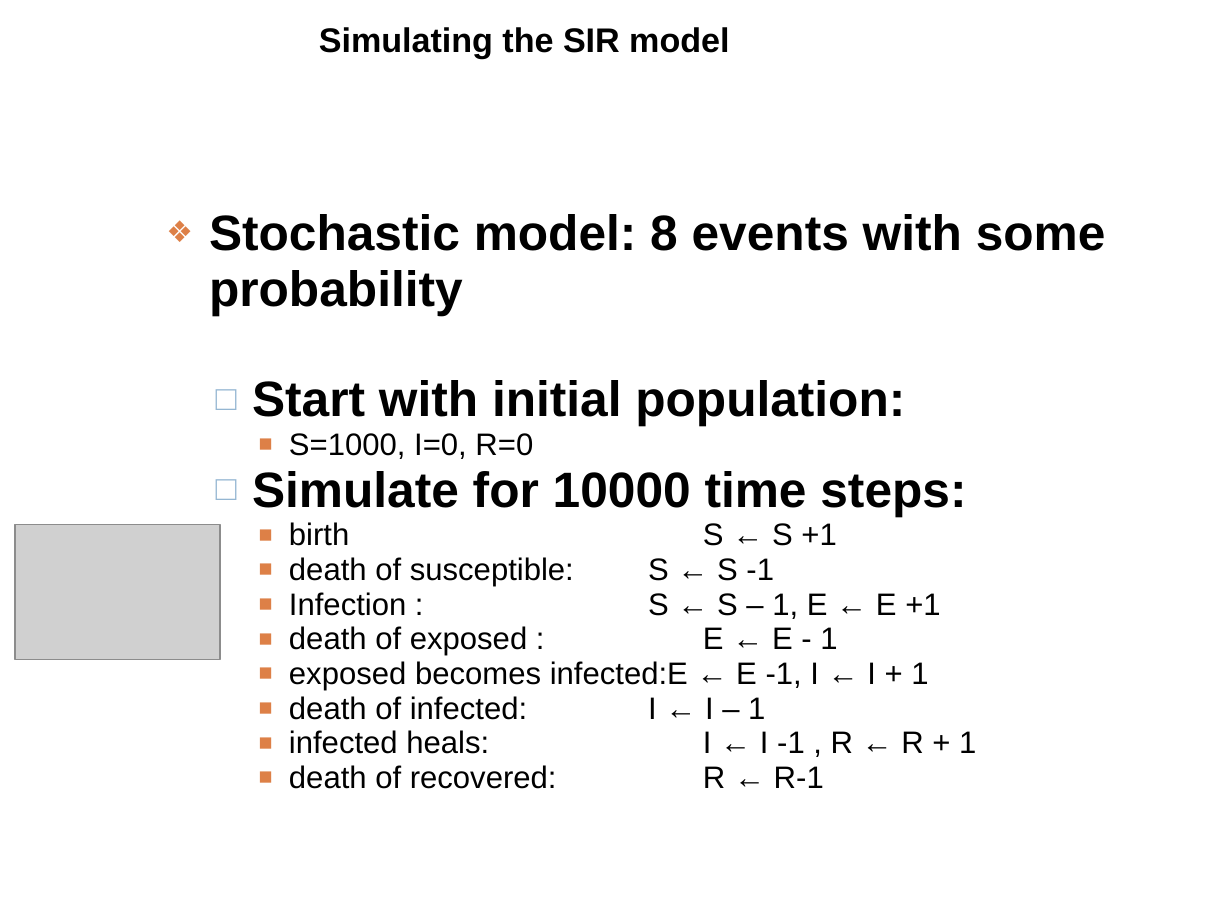
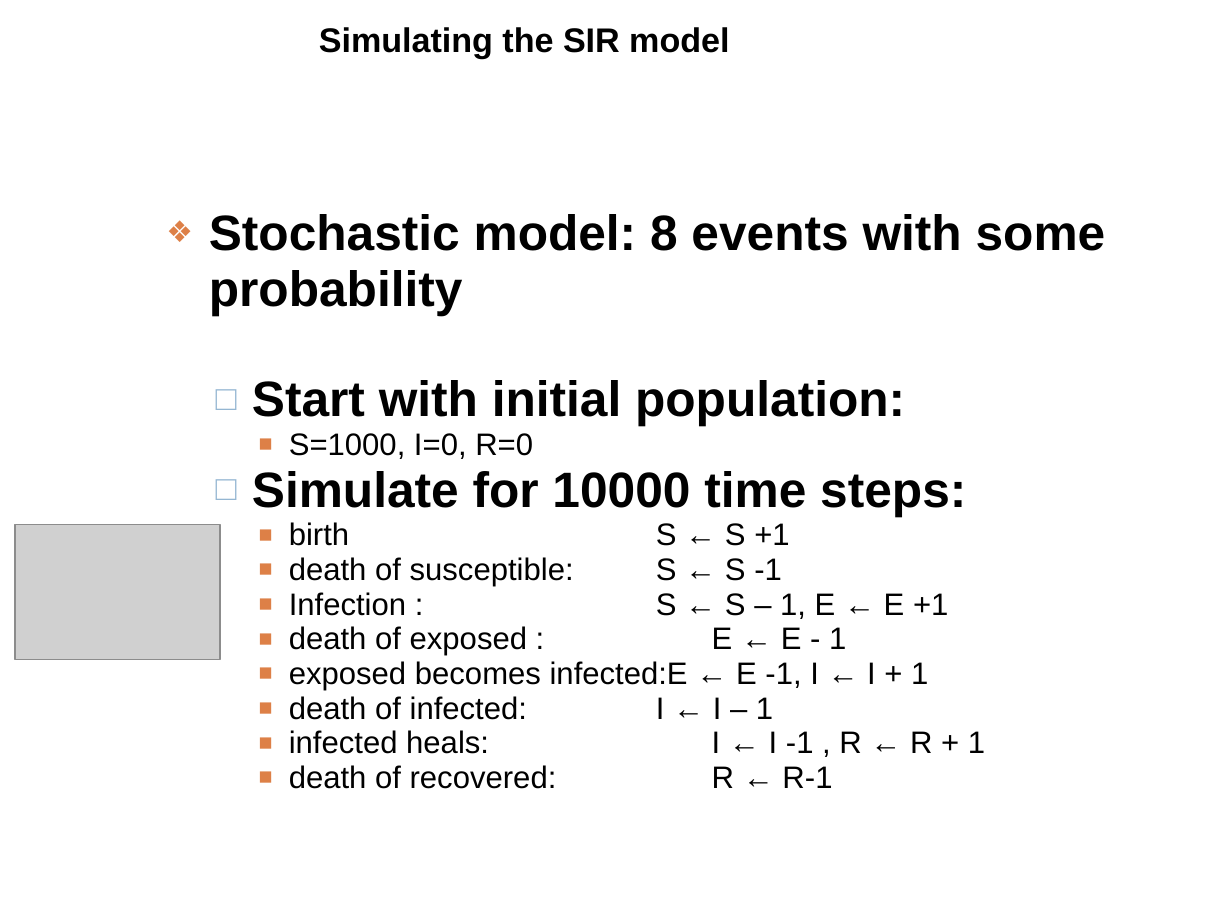
Before and after one commit to ttcgiang/THESE_GitHub, a slide deck: slide 14 of slides_old/maPres2_ppt-1.ppt (slide 16 before the commit). Drawn at 1232x924 pixels with LibreOffice and Linux fonts; fonts in the diff are those of the drawing; grey boxes stand for pictures. Boxes give left, top, right and bottom in pixels: in the first picture for what was removed or moved away, otherwise in the second. Text is boxed around its words. In the diff, an @@ line names an element or a change of style, - is before the commit and + after.

```diff
--- a/slides_old/maPres2_ppt-1.ppt
+++ b/slides_old/maPres2_ppt-1.ppt
@@ text "Stochastic model: 8 events with ..." at [209,214,1106,789]: indent changed @@
```
Also in this commit, not shown: 2 slides removed, 33 other files.
